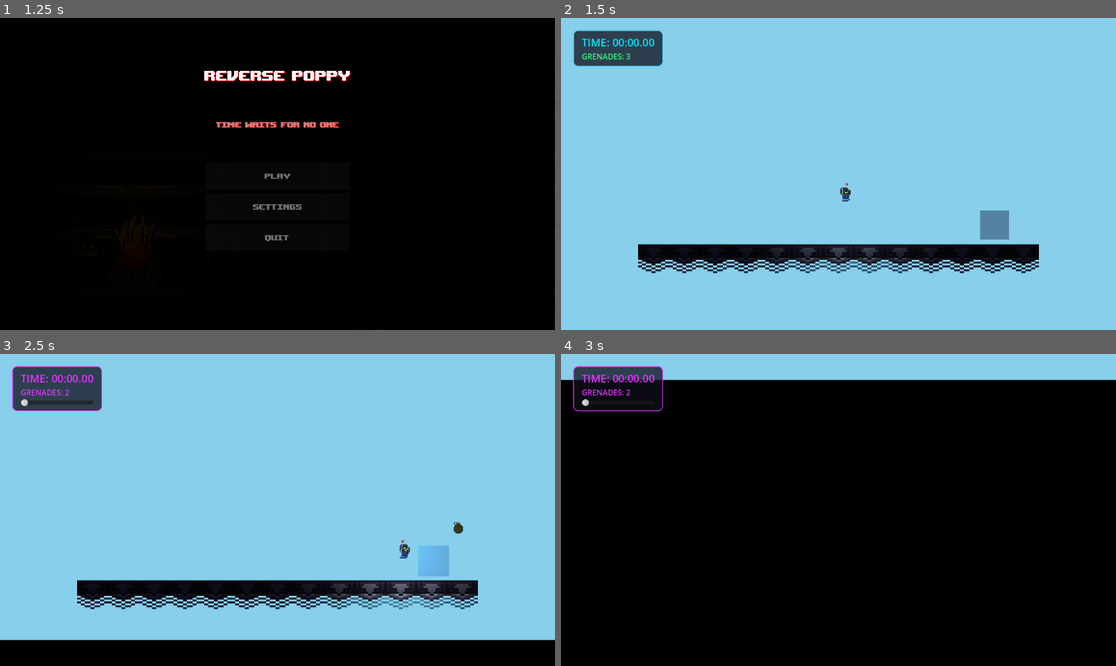
Above: before the commit, frames 1-4 (two rows, left to right).
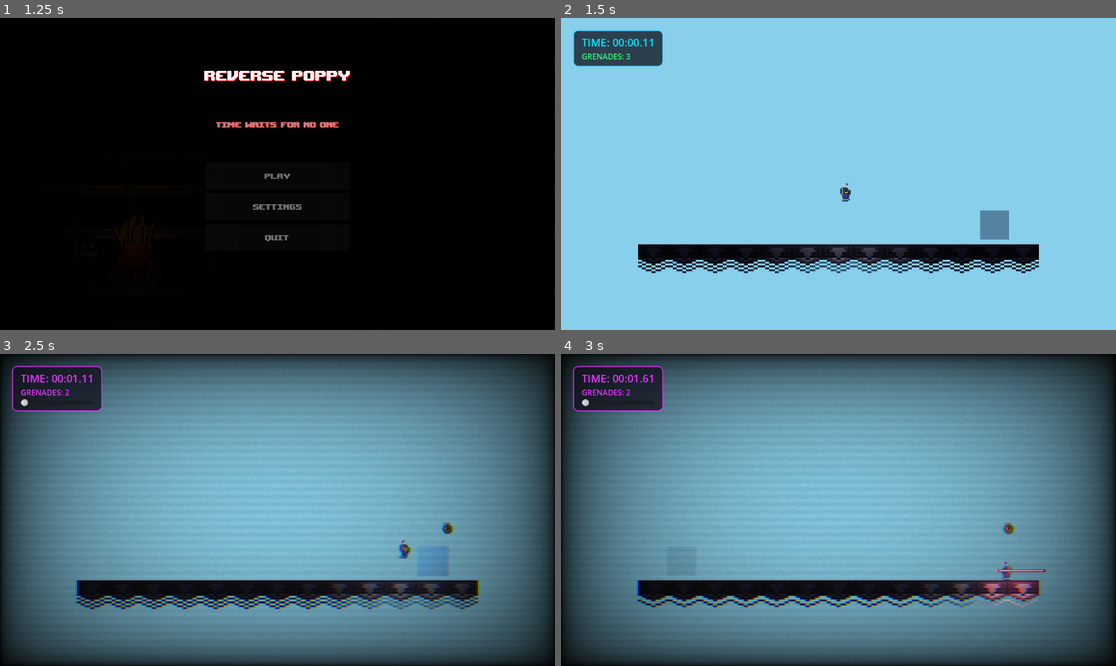
Above: after the commit, the same moments.

Repository: rafiathallah3/Reverse-Poppy
Game: Godot game, scene res://scene/StartMenu.tscn
The game is run twice, just before and just after one commit, with the same random seed, the same clock (stepped at 60 frames per second) and the same inputs. Sound files missing from this copy of the repository are replaced by a short silence.
Inputs (mouse positions are in pixels of both pictures, inside the frame that each line leads up to):
- Up to frame 1 (1.25 s): click "PLAY" at 0.5 s
- Up to frame 2 (1.5 s): tap Enter at 1.25 s; move the mouse to (960, 158) at 1.27 s; hold D (move_right) from 1.28 s (still down); hold E (shoot) from 1.28 s (still down); click (960, 158) at 1.42 s
- Up to frame 3 (2.5 s): keep holding D (move_right); tap Space (jump) at 1.52, 2.27 s; move the mouse to (166, 525) at 2.02 s; release E (shoot) at 2.03 s; tap F (grenade) at 2.1 s; click (166, 525) at 2.17 s
- Up to frame 4 (3 s): move the mouse to (894, 441) at 2.77 s; release D (move_right) at 2.78 s; hold A (move_left) from 2.78 s (still down); hold E (shoot) from 2.78 s (still down); click (894, 441) at 2.92 s

Frame 1 is identical in both runs. In frame 2, less than 0.1% of the frame differs, in the area x 14-17%, y 6-10%; in frame 3, 89%; in frame 4, 96%, in the area x 0-100%, y 0-100%.

Commit message:
feat: improving the time reverse

Diff:
--- /dev/null
+++ b/scene/finish.tscn
@@ -0,0 +1,3 @@
+[gd_scene format=3 uid="uid://due23wt2xxyih"]
+
+[node name="Finish" type="Node2D" unique_id=2123574531]
--- a/scene/level1.tscn
+++ b/scene/level1.tscn
@@ -242,3 +242,17 @@
 
 [node name="CollisionShape2D" type="CollisionShape2D" parent="TimeTriggerArea" unique_id=1472754307]
 shape = SubResource("CircleShape2D_trigger")
+
+[node name="LevelFinish" type="Area2D" parent="." unique_id=-1922053274]
+position = Vector2(250, 430)
+script = ExtResource("6_time_trigger")
+
+[node name="CollisionShape2D" type="CollisionShape2D" parent="LevelFinish" unique_id=-1922212974]
+shape = SubResource("CircleShape2D_trigger")
+
+[node name="PortalVisual" type="ColorRect" parent="LevelFinish" unique_id=429838714]
+offset_left = -29.0
+offset_top = -30.0
+offset_right = 31.0
+offset_bottom = 30.0
+color = Color(0.18, 0.6, 0.96, 0.4)
--- a/scripts/bullet.gd
+++ b/scripts/bullet.gd
@@ -21,24 +21,24 @@
 
 	# Create a visual representation: a modern, glowing neon red laser beam
 	laser_rect = ColorRect.new()
-	laser_rect.color = Color(1.0, 0.0, 0.1, 1.0) # Vivid neon red
-	laser_rect.size = Vector2(36, 10) # Larger size for high visibility
-	laser_rect.position = -laser_rect.size / 2.0 # Center the rect at bullet's position
+	laser_rect.color = Color(2.5, 0.1, 0.25, 1.0) # Blindingly bright glowing HDR neon red
+	laser_rect.size = Vector2(100, 6) # Extremely long and sleek for high velocity
+	laser_rect.position = - laser_rect.size / 2.0 # Center the rect at bullet's position
 	add_child(laser_rect)
 
 	# Add a subtle inner bright core to make it look extremely premium
 	laser_core = ColorRect.new()
-	laser_core.color = Color(1.0, 0.9, 0.9, 1.0) # Bright rose-white core
-	laser_core.size = Vector2(28, 4) # Thicker inner core
-	laser_core.position = -laser_core.size / 2.0
+	laser_core.color = Color(2.5, 2.5, 2.5, 1.0) # Pure white glowing core
+	laser_core.size = Vector2(94, 2) # Extra long matching inner core
+	laser_core.position = - laser_core.size / 2.0
 	add_child(laser_core)
 
 	# Create a tiny point light to make the laser beam glow in the dark
 	var light = PointLight2D.new()
 	light.name = "PointLight2D"
-	light.color = Color(1.0, 0.1, 0.2, 1.0) # Vibrant neon red glow
-	light.energy = 1.8
-	light.texture_scale = 3.0 # Compact glow surrounding the laser
+	light.color = Color(1.0, 0.15, 0.25, 1.0) # Vibrant neon red glow
+	light.energy = 3.5 # Intense energy for blinding brightness
+	light.texture_scale = 5.0 # Large glow aura # Compact glow surrounding the laser
 
 	var grad = Gradient.new()
 	grad.offsets = PackedFloat32Array([0.0, 1.0])
@@ -66,7 +66,9 @@
 	body_entered.connect(_on_body_entered)
 
 func _physics_process(delta: float) -> void:
-	if is_paused:
+	var st = get_node_or_null("/root/SceneTransition")
+	if is_paused or (st and st.is_reversing):
+		set_physics_process(false)
 		return
 
 	# Move the bullet forward
@@ -180,6 +182,7 @@
 
 func set_paused(paused: bool) -> void:
 	is_paused = paused
+	set_physics_process(not paused)
 	if laser_rect:
 		if paused:
 			laser_rect.color = Color(0.0, 0.8, 1.0, 1.0) # Tint neon cyan when paused/rewinding
--- a/scripts/grenade.gd
+++ b/scripts/grenade.gd
@@ -60,7 +60,9 @@
 	draw_circle(Vector2(0, -2), 2.5, led_color)
 
 func _physics_process(delta: float) -> void:
-	if is_paused:
+	var st = get_node_or_null("/root/SceneTransition")
+	if is_paused or (st and st.is_reversing):
+		set_physics_process(false)
 		return
 
 	# If already exploded, we wait in the background for time scrubbing history cleanup
@@ -258,6 +260,7 @@
 
 func set_paused(paused: bool) -> void:
 	is_paused = paused
+	set_physics_process(not paused)
 
 func scrub_time(offset_ms: float) -> void:
 	if history.size() == 0:
--- a/scripts/moving_platform.gd
+++ b/scripts/moving_platform.gd
@@ -30,6 +30,7 @@
 		return
 
 	if is_paused:
+		set_physics_process(false)
 		return
 
 	current_recording_time += delta
@@ -67,6 +68,7 @@
 
 func set_paused(paused: bool) -> void:
 	is_paused = paused
+	set_physics_process(not paused)
 
 func scrub_time(offset_ms: float) -> void:
 	if history.size() == 0:
--- a/scripts/playerMovement_Testing.gd
+++ b/scripts/playerMovement_Testing.gd
@@ -171,6 +171,7 @@
 
 func set_paused(paused: bool) -> void:
 	is_paused = paused
+	set_physics_process(not paused)
 	if paused:
 		velocity = Vector2.ZERO
 
--- a/scripts/scene_transition.gd
+++ b/scripts/scene_transition.gd
@@ -2,9 +2,12 @@
 
 var elapsed_time: float = 0.0
 var is_timer_running: bool = true
+var is_finished: bool = false
 
 # GLOBAL REVERSE STATE
 var is_reversing: bool = false
+
+const GLITCH_SHADER = preload("res://shaders/time_glitch.gdshader")
 
 # UI Nodes
 var canvas_layer: CanvasLayer
@@ -12,6 +15,7 @@
 var timer_label: Label
 var grenade_label: Label
 var black_overlay: ColorRect
+var glitch_overlay: ColorRect
 var time_slider: HSlider
 
 func _ready() -> void:
@@ -29,6 +33,17 @@
 	black_overlay.color = Color(0.0, 0.0, 0.0, 1.0)
 	black_overlay.set_anchors_preset(Control.PRESET_FULL_RECT)
 	canvas_layer.add_child(black_overlay)
+
+	glitch_overlay = ColorRect.new()
+	glitch_overlay.name = "GlitchOverlay"
+	glitch_overlay.visible = false
+	glitch_overlay.set_anchors_preset(Control.PRESET_FULL_RECT)
+
+	var shader_mat = ShaderMaterial.new()
+	shader_mat.shader = GLITCH_SHADER
+	glitch_overlay.material = shader_mat
+	canvas_layer.add_child(glitch_overlay)
+
 	call_deferred("reset_overlay_position")
 
 	timer_panel = PanelContainer.new()
@@ -84,6 +99,9 @@
 	var viewport_size = get_viewport().get_visible_rect().size
 	black_overlay.size = viewport_size
 	black_overlay.position = Vector2(0, viewport_size.y)
+	if glitch_overlay:
+		glitch_overlay.size = viewport_size
+		glitch_overlay.position = Vector2.ZERO
 
 func _is_menu_scene() -> bool:
 	var current_scene = get_tree().current_scene
@@ -99,7 +117,17 @@
 		timer_panel.visible = not on_menu
 
 	if on_menu:
+		is_timer_running = false
+		is_reversing = false
+		elapsed_time = 0.0
+		is_finished = false
+		if glitch_overlay:
+			glitch_overlay.visible = false
 		return
+
+	if not is_timer_running and not is_finished:
+		is_timer_running = true
+
 
 	if is_timer_running:
 		elapsed_time += delta
@@ -124,14 +152,32 @@
 
 func start_reverse_sequence() -> void:
 	is_reversing = true
-	is_timer_running = false
+	# Timer keeps running during reverse transition
 	timer_label.add_theme_color_override("font_color", Color(0.9, 0.2, 1.0))
 	grenade_label.add_theme_color_override("font_color", Color(0.9, 0.2, 1.0))
 	var style_box = timer_panel.get_theme_stylebox("panel") as StyleBoxFlat
 	if style_box:
 		style_box.border_color = Color(0.9, 0.2, 1.0, 0.8)
+	time_slider.value = 0.0
 	time_slider.visible = true
-	complete_level()
+	if glitch_overlay:
+		glitch_overlay.visible = true
+		glitch_overlay.modulate.a = 0.4
+	Input.mouse_mode = Input.MOUSE_MODE_VISIBLE
+
+	# Make LevelFinish visible with premium fade-in animation
+	var current_scene = get_tree().current_scene
+	if current_scene:
+		var level_finish = current_scene.get_node_or_null("LevelFinish")
+		if level_finish:
+			level_finish.visible = true
+			level_finish.monitoring = true
+			var visual = level_finish.get_node_or_null("PortalVisual")
+			if visual:
+				visual.modulate.a = 0.0
+				var tween = level_finish.create_tween()
+				tween.tween_property(visual, "modulate:a", 0.4, 0.8)
+	# The player stays in the level to run backward! No immediate complete_level() call.
 
 func complete_level() -> void:
 	# Animation
@@ -166,7 +212,16 @@
 		if level_number > 1:
 			next_scene_path = "res://scene/level" + str(level_number - 1) + ".tscn"
 		elif level_number == 1:
-			next_scene_path = "res://scene/game_manager.tscn"
+			next_scene_path = "res://game_manager.tscn"
+			is_reversing = false
+			if glitch_overlay:
+				glitch_overlay.visible = false
+			time_slider.visible = false
+			timer_label.add_theme_color_override("font_color", Color(0.0, 0.9, 1.0))
+			grenade_label.add_theme_color_override("font_color", Color(0.2, 1.0, 0.5))
+			var style_box = timer_panel.get_theme_stylebox("panel") as StyleBoxFlat
+			if style_box:
+				style_box.border_color = Color(0.0, 0.8, 1.0, 0.45)
 		else:
 			# REVERSED ALL THE WAY BACK
 			next_scene_path = "res://scene/StartMenu.tscn"
--- a/scripts/time_trigger.gd
+++ b/scripts/time_trigger.gd
@@ -7,12 +7,19 @@
 
 func _ready() -> void:
 	body_entered.connect(_on_body_entered)
+	if name == "LevelFinish":
+		visible = false
+		monitoring = false
 
 func _on_body_entered(body: Node2D) -> void:
 	if triggered:
 		return
 
 	if body.name.contains("Player"):
+		var st = get_node_or_null("/root/SceneTransition")
+		if name == "LevelFinish" and (not st or not st.is_reversing):
+			return
+
 		triggered = true
 
 		# Disable physics monitoring immediately
@@ -27,10 +34,15 @@
 			tween.parallel().tween_property(visual, "scale", Vector2(1.6, 1.6), 0.4)
 
 		# --- ROUTE TO THE CORRECT GLOBAL FUNCTION ---
-		if get_tree().root.has_node("SceneTransition"):
-			if is_final_trigger:
+		if st:
+			if st.is_reversing and get_tree().current_scene.scene_file_path.contains("game_manager"):
+				# We are in the Finish scene and touched the finish object!
+				st.is_timer_running = false
+				st.is_finished = true
+				st.complete_level()
+			elif is_final_trigger:
 				# It's the end of the game! Start the reverse phase.
-				get_node("/root/SceneTransition").start_reverse_sequence()
+				st.start_reverse_sequence()
 			else:
 				# Normal level progression.
-				get_node("/root/SceneTransition").complete_level()
+				st.complete_level()
